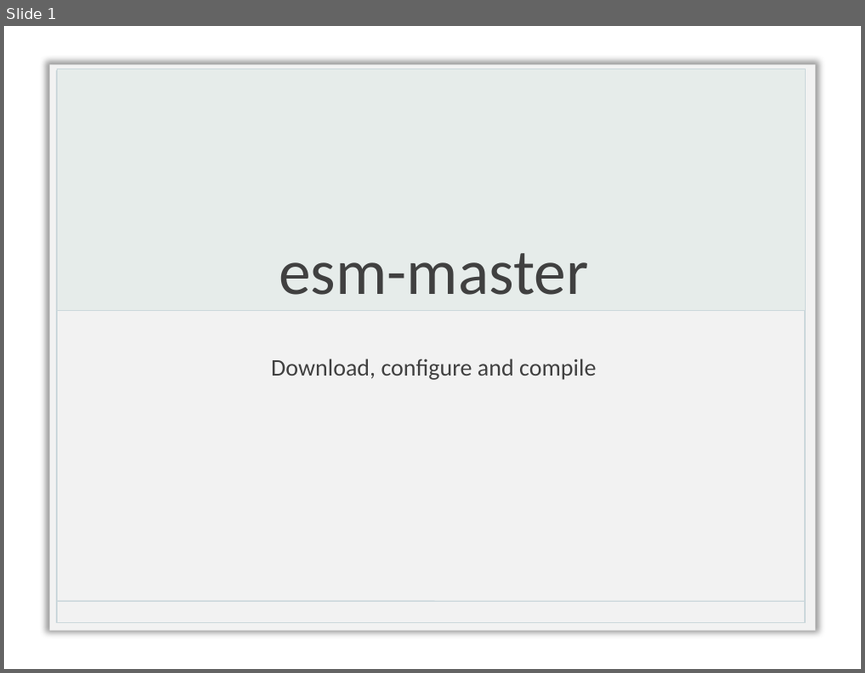
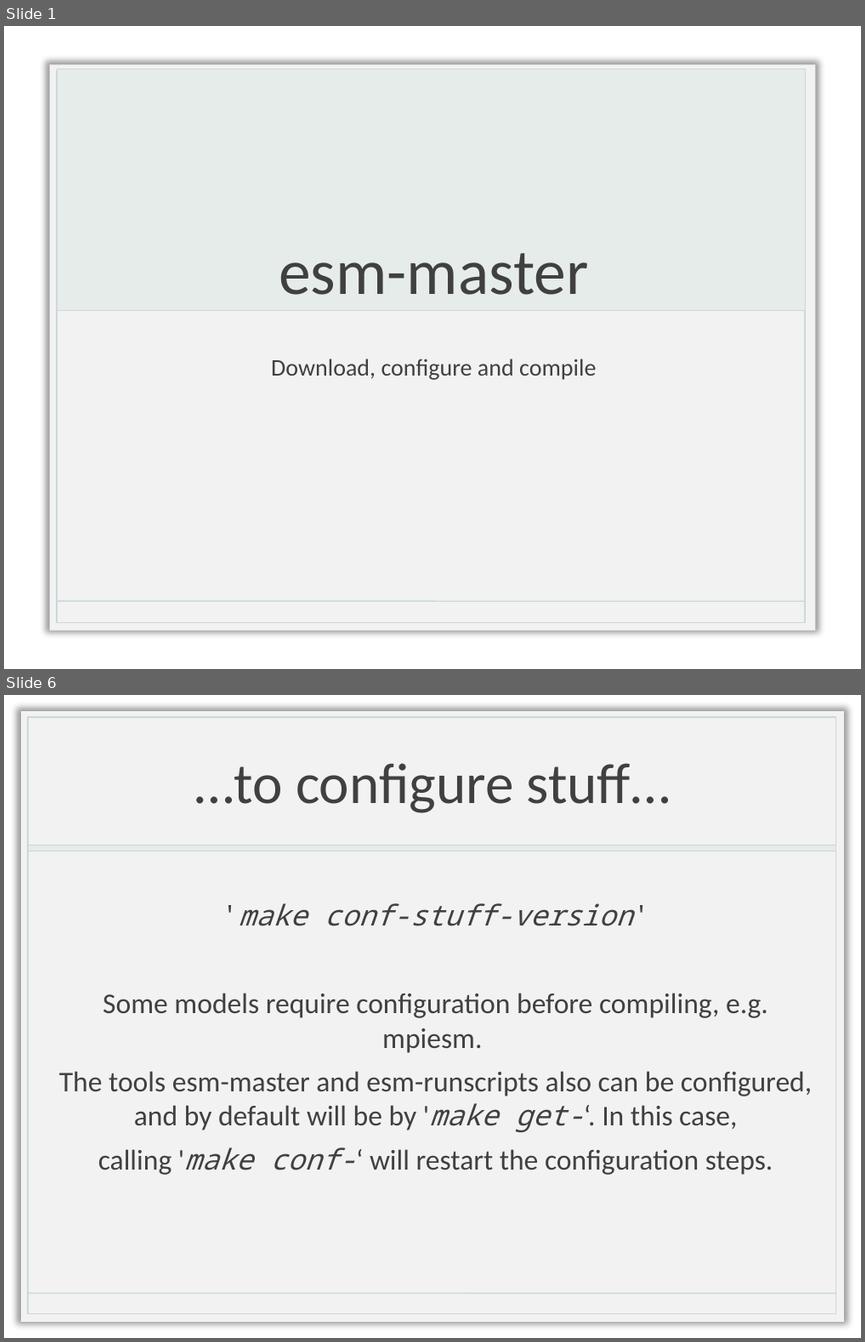
Before and after one commit to esm-tools/esm_workshop, a slide deck: esm-master.pptx. Shown one above the other, each under a label of ours: slide 1 before the commit, slides 1 and 6 after it; the slides between them are not shown. The pictures are 865x673 and 865x1342 pixels, drawn with LibreOffice and Linux fonts; fonts in the diff are those of the drawing; background and template pictures are left out. Boxes give left, top, right and bottom in pixels: in the first picture for what was removed or moved away, otherwise in the second. Text is boxed around its words. In the diff, an @@ line names an element or a change of style, - is before the commit and + after.

```diff
--- a/esm-master.pptx
+++ b/esm-master.pptx
@@ slide 6 added at [4,695,861,1338], background picture (left out) @@
@@ title added at [194,763,670,813], 48 pt, text #404040 @@
+…to configure stuff…
@@ group added at [21,711,844,1321]: 3 rectangles, 1 line @@
@@ text added at [59,903,812,1174], 24 pt, text #404040 @@
+'make conf-stuff-version'
+Some models require configuration before compiling, e.g. mpiesm.
+The tools esm-master and esm-runscripts also can be configured, and by default will be by 'make get-‘. In this case,
+calling 'make conf-‘ will restart the configuration steps.
```
Also in this commit, not shown: 1 slide changed, 8 other slides added, 3 other files.
